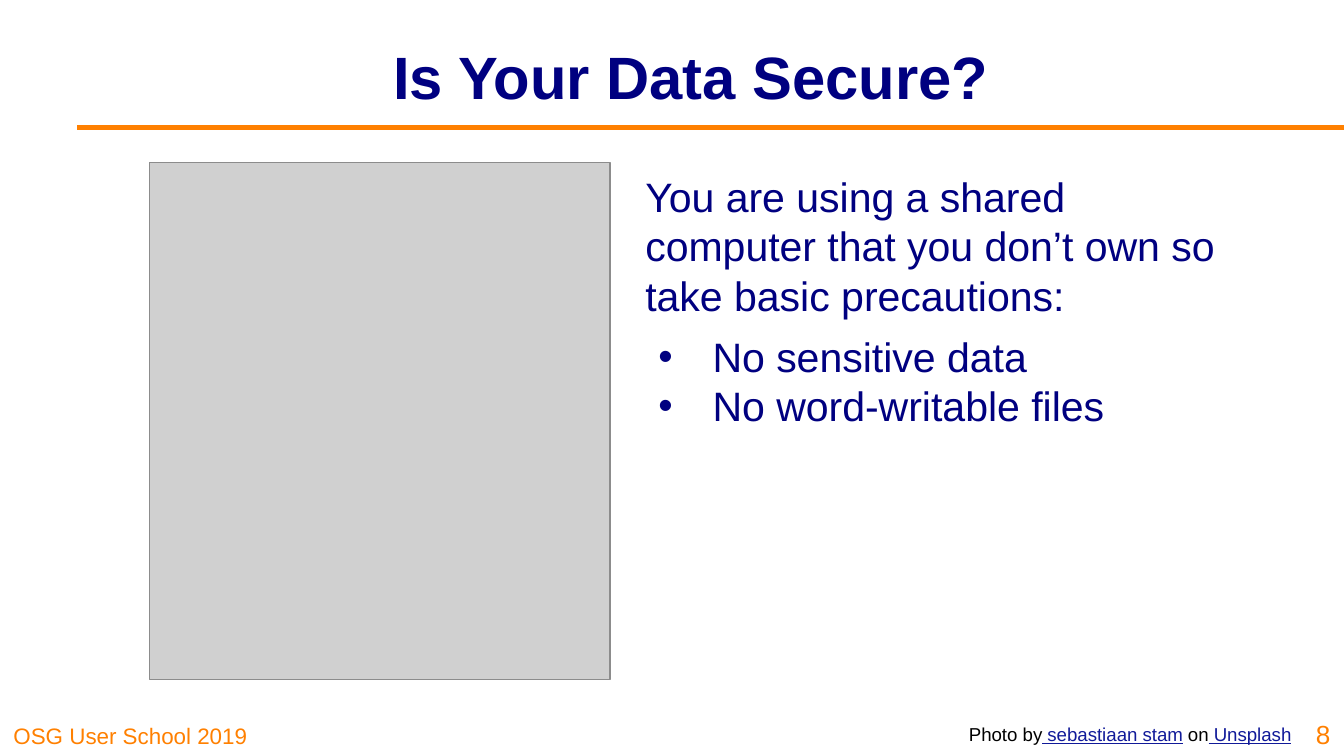
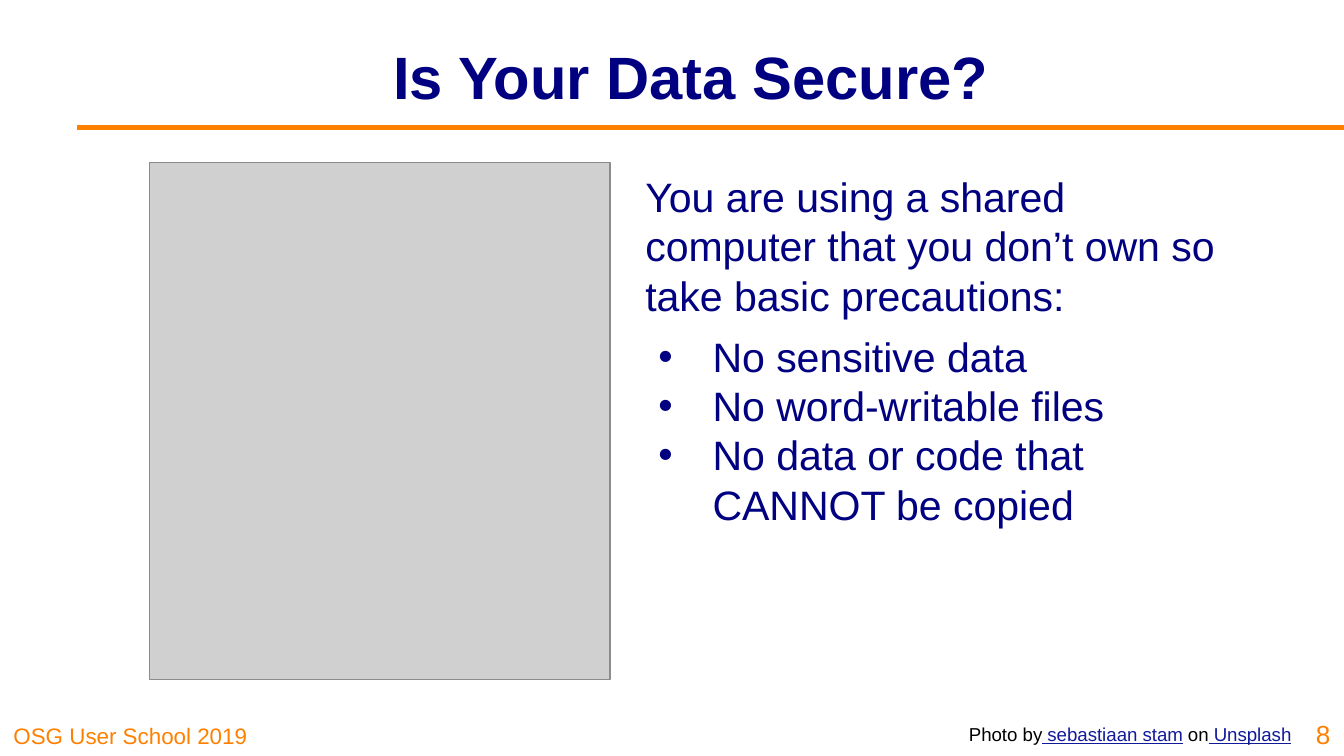
Before and after one commit to opensciencegrid/user-school-2019, a slide deck: slide 8 of docs/materials/day2/files/osgus19-day2-part2-security.pptx. Drawn at 1344x756 pixels with LibreOffice and Linux fonts; fonts in the diff are those of the drawing; grey boxes stand for pictures; background and template pictures are left out. Boxes give left, top, right and bottom in pixels: in the first picture for what was removed or moved away, otherwise in the second. Text is boxed around its words. In the diff, an @@ line names an element or a change of style, - is before the commit and + after.

```diff
--- a/docs/materials/day2/files/osgus19-day2-part2-security.pptx
+++ b/docs/materials/day2/files/osgus19-day2-part2-security.pptx
@@ text at [713, 440, 1083, 528]: paragraph added @@
+• No data or code that CANNOT be copied
```
Also in this commit, not shown: 4 other slides changed, 1 other file.
